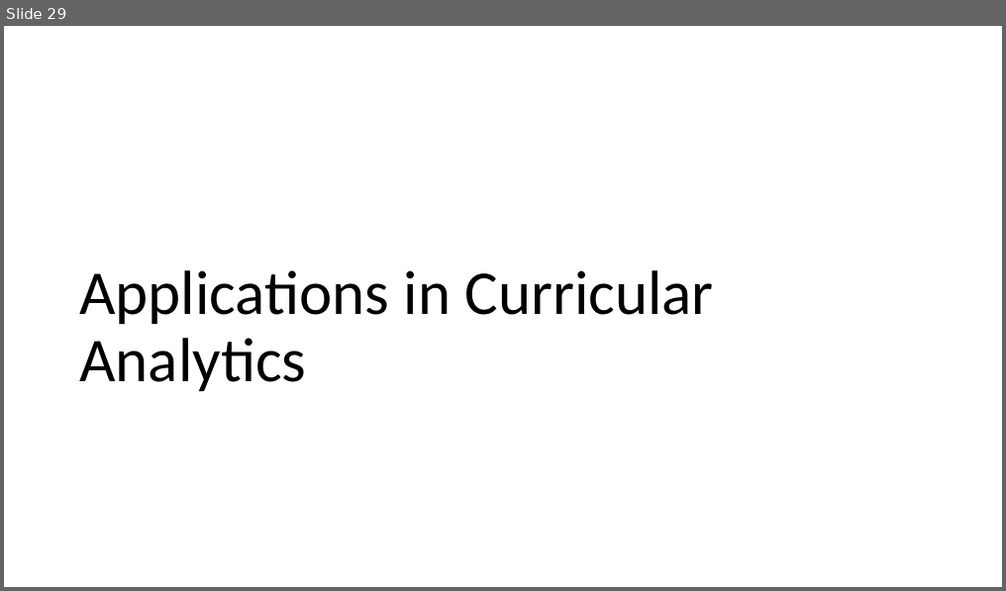
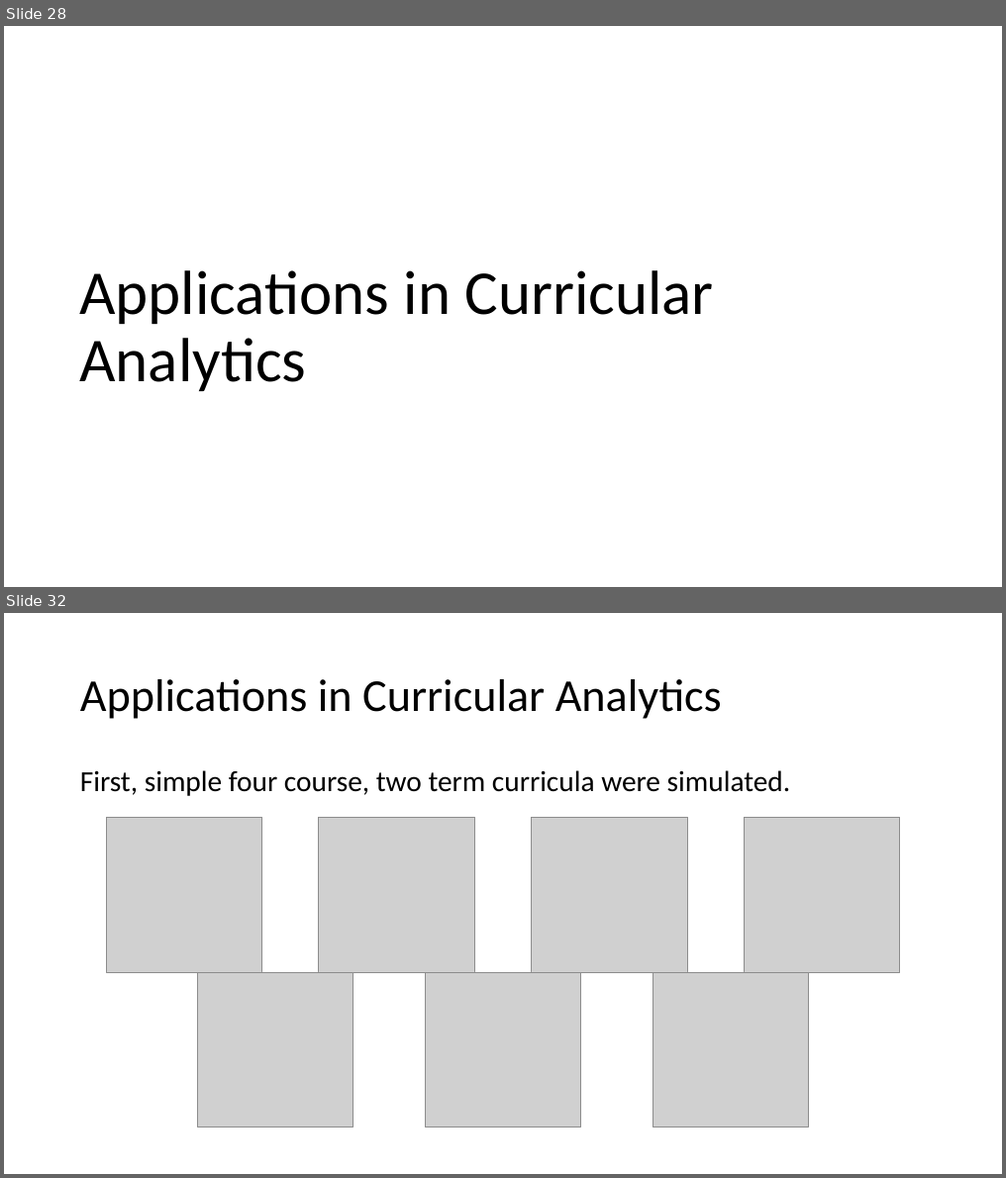
Before and after one commit to M-S-H/thesis, a slide deck: Defense.pptx. Shown one above the other, each under a label of ours: slide 29 before the commit, slides 28 and 32 after it; the slides between them are not shown. The pictures are 1006x591 and 1006x1178 pixels, drawn with LibreOffice and Linux fonts; fonts in the diff are those of the drawing; grey boxes stand for pictures. Boxes give left, top, right and bottom in pixels: in the first picture for what was removed or moved away, otherwise in the second. Text is boxed around its words. In the diff, an @@ line names an element or a change of style, - is before the commit and + after.

```diff
--- a/Defense.pptx
+++ b/Defense.pptx
@@ slide 32 added at bbox=[4, 613, 1002, 1174], background #FFFFFF @@
@@ title added at bbox=[80, 679, 722, 719], 44 pt, text #000000 @@
+Applications in Curricular Analytics
@@ text added at bbox=[80, 770, 791, 796], 28 pt, text #000000 @@
+First, simple four course, two term curricula were simulated.
@@ group added at bbox=[106, 817, 900, 972]: 4 pictures @@
@@ picture added at bbox=[197, 972, 352, 1128] @@
@@ picture added at bbox=[425, 972, 580, 1128] @@
@@ picture added at bbox=[653, 972, 809, 1128] @@
@@ what was slide 29 is now slide 28 @@
```
Also in this commit, not shown: 1 slide changed, 20 other slides added, 1 slide removed, 6 other files.
